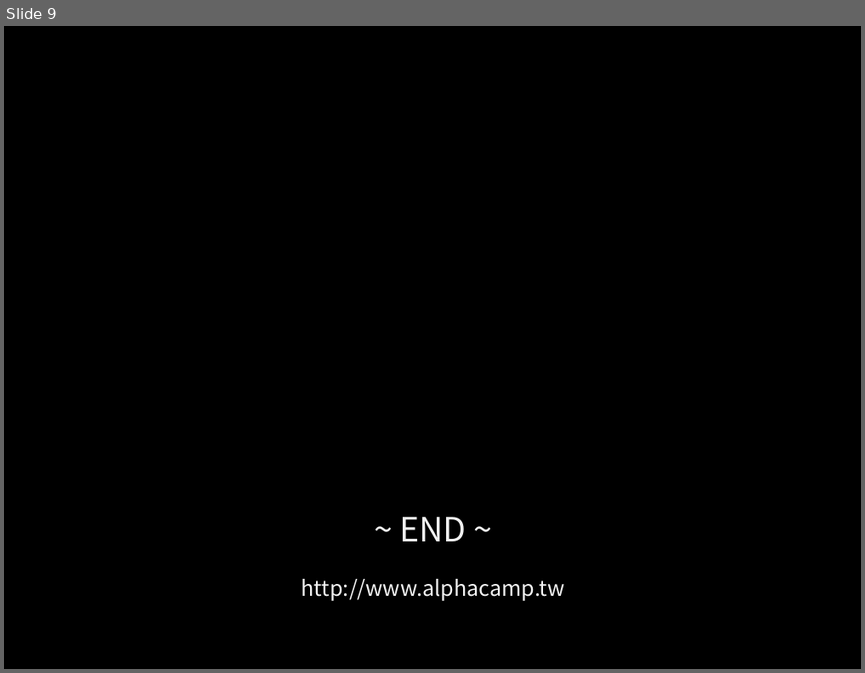
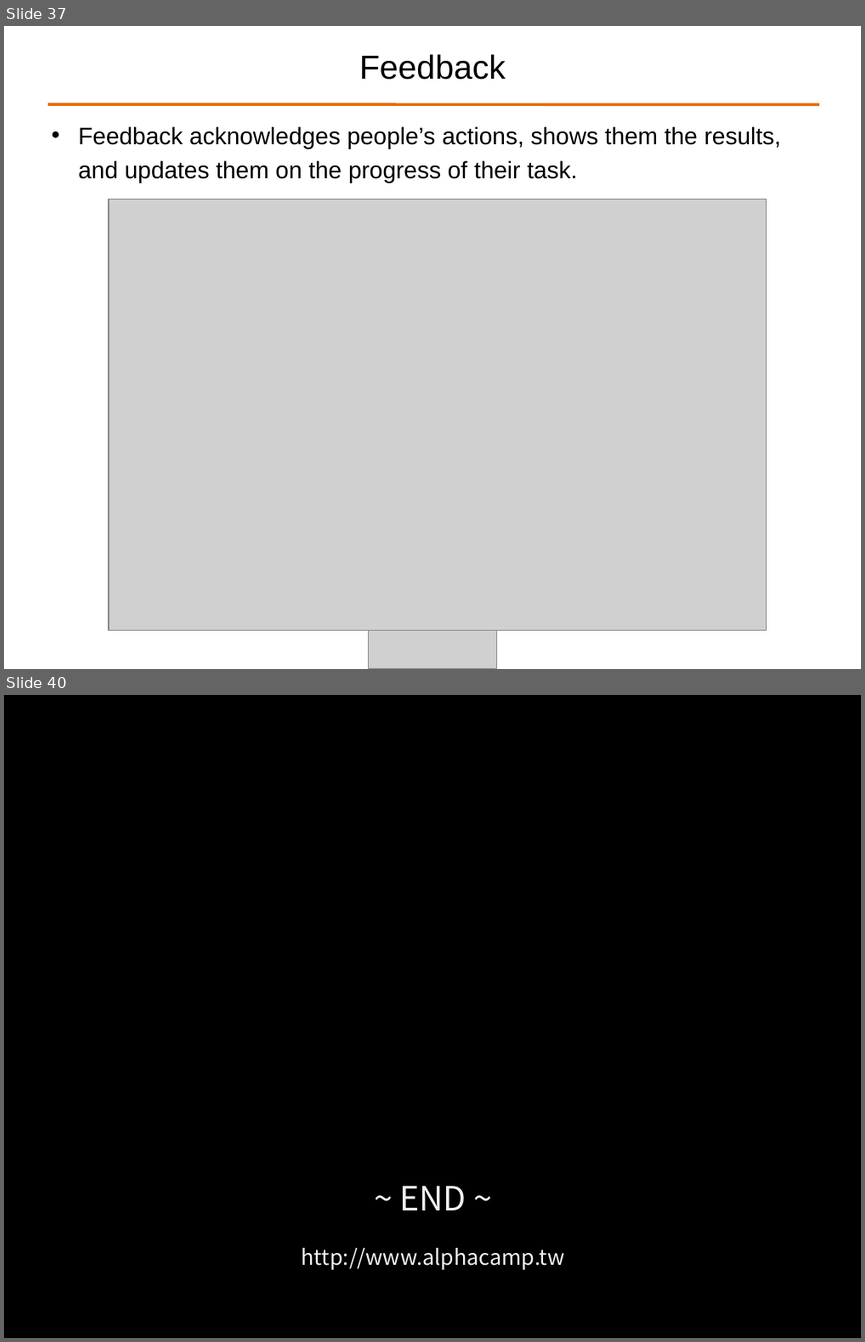
Before and after one commit to ALPHACamp/Camp-3-iOS-Dev, a slide deck: Class presentation/Week3 - Shyne/10-20-2014.ppt. Shown one above the other, each under a label of ours: slide 9 before the commit, slides 37 and 40 after it; the slides between them are not shown. The pictures are 865x673 and 865x1342 pixels, drawn with LibreOffice and Linux fonts; fonts in the diff are those of the drawing; grey boxes stand for pictures. Boxes give left, top, right and bottom in pixels: in the first picture for what was removed or moved away, otherwise in the second. Text is boxed around its words. In the diff, an @@ line names an element or a change of style, - is before the commit and + after.

```diff
--- a/Class presentation/Week3 - Shyne/10-20-2014.ppt
+++ b/Class presentation/Week3 - Shyne/10-20-2014.ppt
@@ slide 37 added at [4,26,861,669], background #FFFFFF @@
@@ title added at [359,54,506,80], 28 pt, text #000000 @@
+Feedback
@@ line added from (47, 104) to (819, 104), #E46C0A 2.49 pt @@
@@ text added at [78,126,781,182], 20 pt, text #000000 @@
+• Feedback acknowledges people’s actions, shows them the results, and updates them on the progress of their task.
@@ picture added at [109,199,766,630] @@
@@ picture added at [368,619,497,669] @@
@@ what was slide 9 is now slide 40 @@
```
Also in this commit, not shown: 37 other slides added, 7 slides removed, 3 other files.
